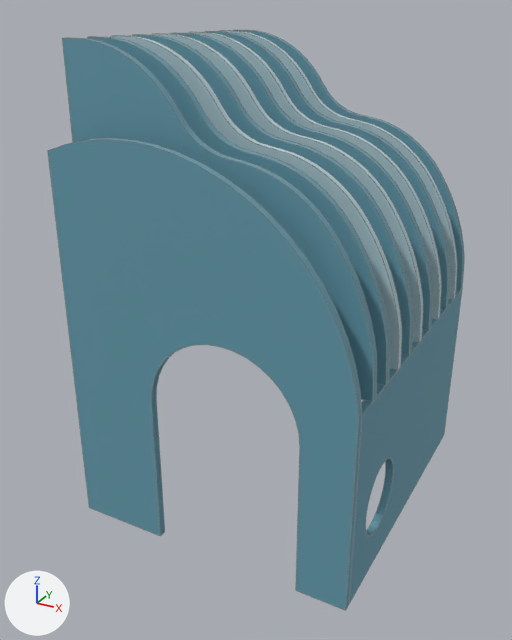
What one commit did to the glTF model 2026-174-IA07-Sittehule/modell.glb.
Camera for both pictures: a camera (50 mm lens) standing at (1848.0, -1852.0, 1994.0) and looking at (530.0, 545.0, 796.0). Every picture has the same lights, and +X, +Y and +Z are marked at lower left. The first picture is the older version.
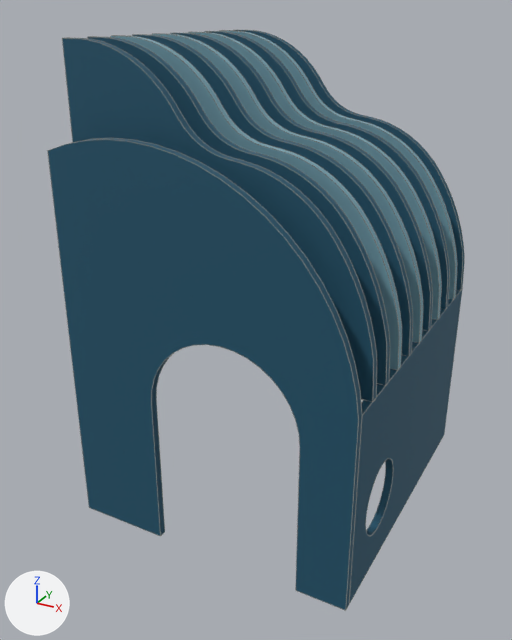
The change in detail:
Material 'Material' (mat_material) changes colour from cyan #659bad to dark blue #1b536b; in linear values from (0.129, 0.329, 0.42) to (0.0111, 0.0869, 0.148).
Material 'Material.001' (mat_material_001) changes colour from cyan #b2ced7 to cyan #739faf; in linear values from (0.447, 0.62, 0.678) to (0.17, 0.349, 0.426).

Location of each change, [x1, y1, x2, y2] in pixels of the pictures (512 x 640 px):
'Mesh_0', recoloured (cyan to blue)
    both: [47, 30, 465, 611]
